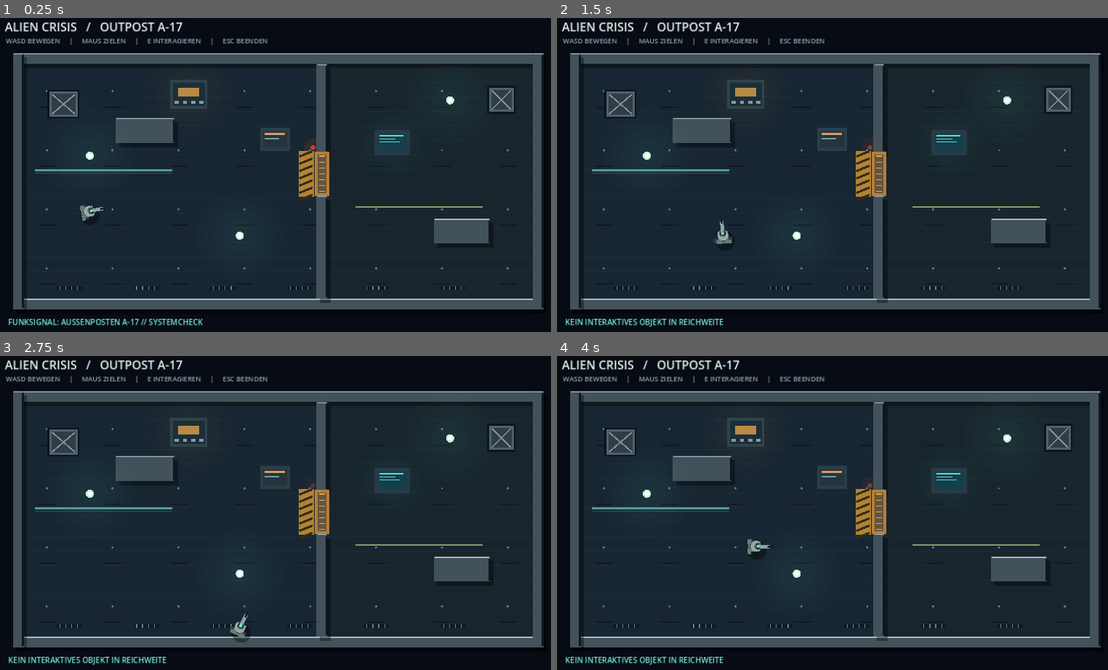
Above: before the commit, frames 1-4 (two rows, left to right).
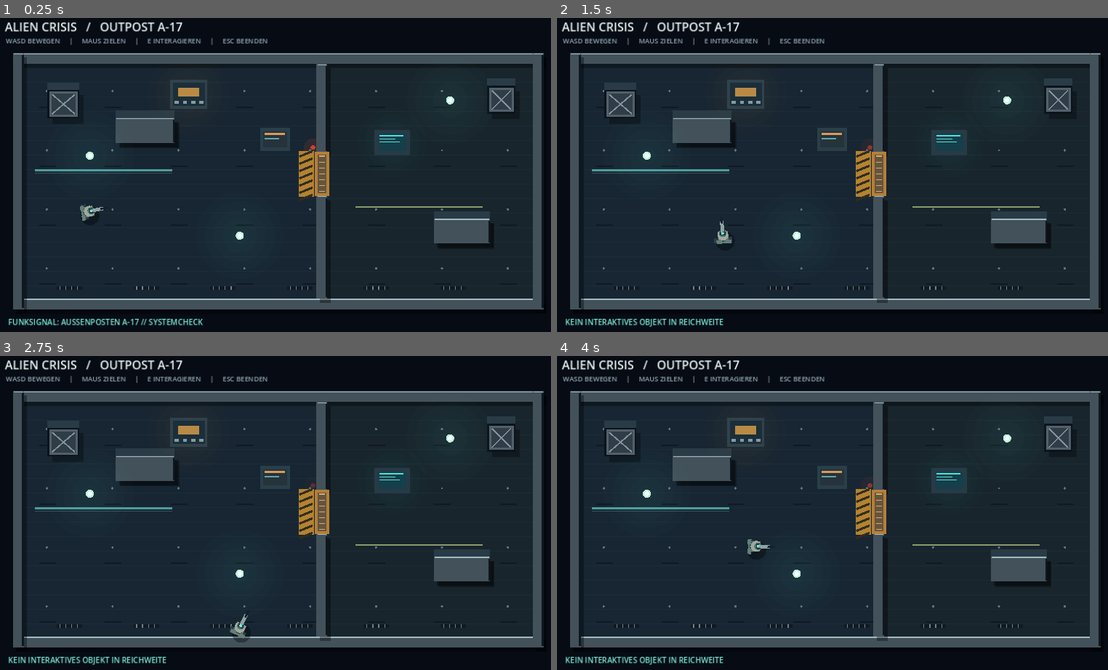
Above: after the commit, the same moments.

Repository: mihnenfeld/Project-Alien-Crisis
Game: Godot game, scene res://scenes/demo_outpost.tscn
Same seed, same stepped clock (60 frames per second), same inputs: the game is played once before the commit and once after it. This scene is started directly instead of the project's main scene.
Inputs (mouse positions are in pixels of both pictures, inside the frame that each line leads up to):
- Up to frame 1 (0.25 s): no input
- Up to frame 2 (1.5 s): tap Enter at 0.5 s; move the mouse to (964, 156) at 0.52 s; hold D (move_right) 0.53-1.28 s; tap E (interact) at 0.6 s; move the mouse to (716, 187) at 1.27 s; hold S (move_down) from 1.28 s (still down); tap Shift at 1.35 s
- Up to frame 3 (2.75 s): move the mouse to (336, 437) at 2.02 s; release S (move_down) at 2.03 s; hold D (move_right) from 2.03 s (still down); tap E (interact) at 2.1 s
- Up to frame 4 (4 s): move the mouse to (804, 575) at 2.77 s; release D (move_right) at 2.78 s; hold W (move_up) 2.78-3.53 s; tap Shift at 2.85 s; move the mouse to (1008, 560) at 3.52 s; hold A (move_left) from 3.53 s (still down); tap E (interact) at 3.6 s

The runs differ from the first frame. In frame 1, 0.3% of the frame differs, in the area x 78-94%, y 19-64%; in frame 2, 0.3%; in frame 3, 0.3%; in frame 4, 0.3%.

Commit message:
Demo 0.5: add dimensional cargo crates and contact shadows

Diff:
--- a/scripts/demo_outpost.gd
+++ b/scripts/demo_outpost.gd
@@ -241,6 +241,9 @@
         draw_circle(pos,float(radius)*float(i)/5.0,Color(color.r,color.g,color.b,0.016))
 
 func _crate(rect:Rect2) -> void:
+    draw_rect(Rect2(rect.position + Vector2(10, 12), rect.size), Color(0, 0, 0, 0.32))
+    draw_rect(Rect2(rect.position - Vector2(0, 16), rect.size), Color("#465965"))
+    draw_colored_polygon(PackedVector2Array([Vector2(rect.position.x, rect.position.y - 16), Vector2(rect.end.x, rect.position.y - 16), Vector2(rect.end.x, rect.position.y), rect.position]), Color("#293b46"))
     draw_rect(rect,Color("#0b131b"))
     draw_rect(rect.grow(-4),Color("#52606b"))
     draw_rect(rect.grow(-9),Color("#303c46"))
